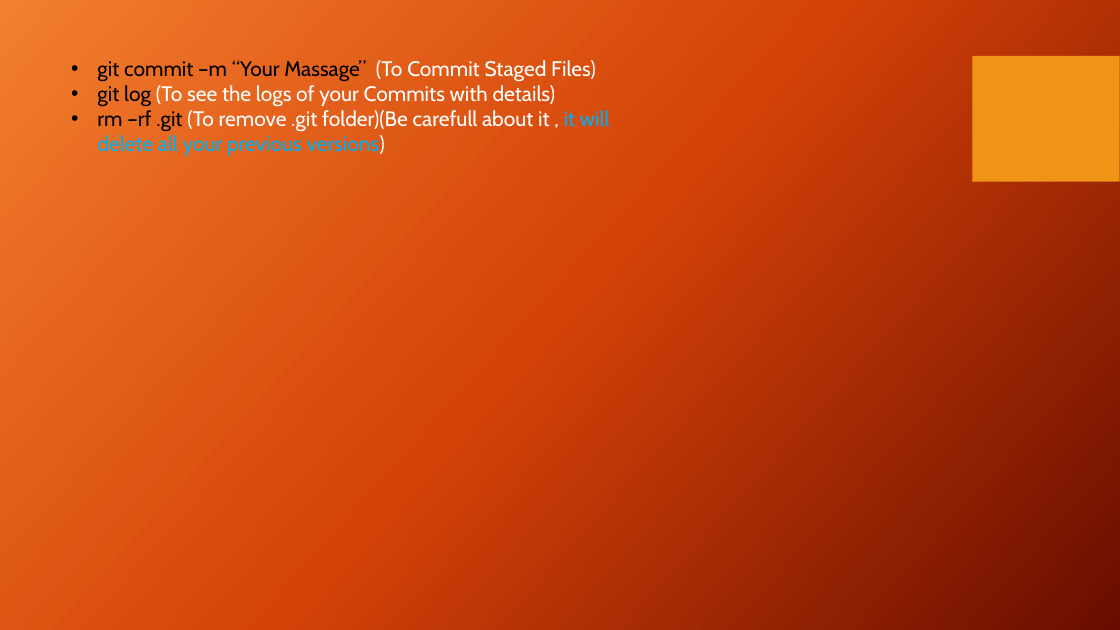
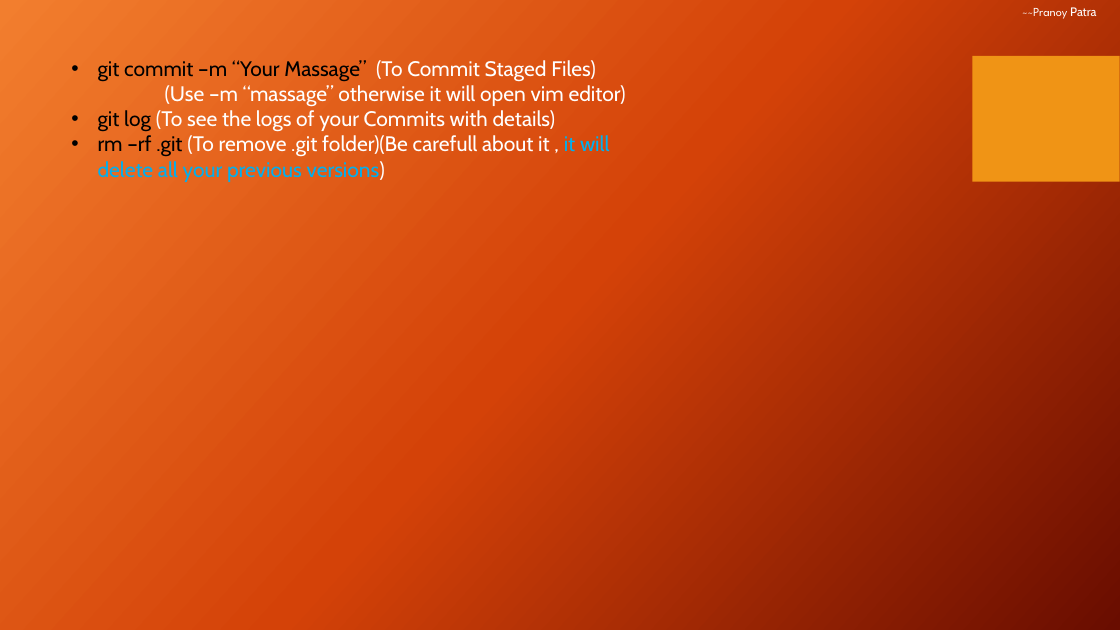
Before and after one commit to pranoy1171999study/Git-GitHubPresentation, a slide deck: slide 12 of GitPresent.pptx. Drawn at 1120x630 pixels with LibreOffice and Linux fonts; fonts in the diff are those of the drawing; background and template pictures are left out. Boxes give left, top, right and bottom in pixels: in the first picture for what was removed or moved away, otherwise in the second. Text is boxed around its words. In the diff, an @@ line names an element or a change of style, - is before the commit and + after.

```diff
--- a/GitPresent.pptx
+++ b/GitPresent.pptx
@@ text added at <box>1022,7,1096,19</box>, 10.5 pt, text #FFFFFF @@
+~~Pranoy Patra
@@ text at <box>98,60,626,107</box>: text changed; text colour #000000 to #FFFFFF @@
-• git commit –m “Your Massage” (To Commit Staged Files)
+• git commit –m “Your Massage” (To Commit Staged Files) (Use –m “massage” otherwise it will open vim editor)
```
Also in this commit, not shown: 25 other slides changed.
